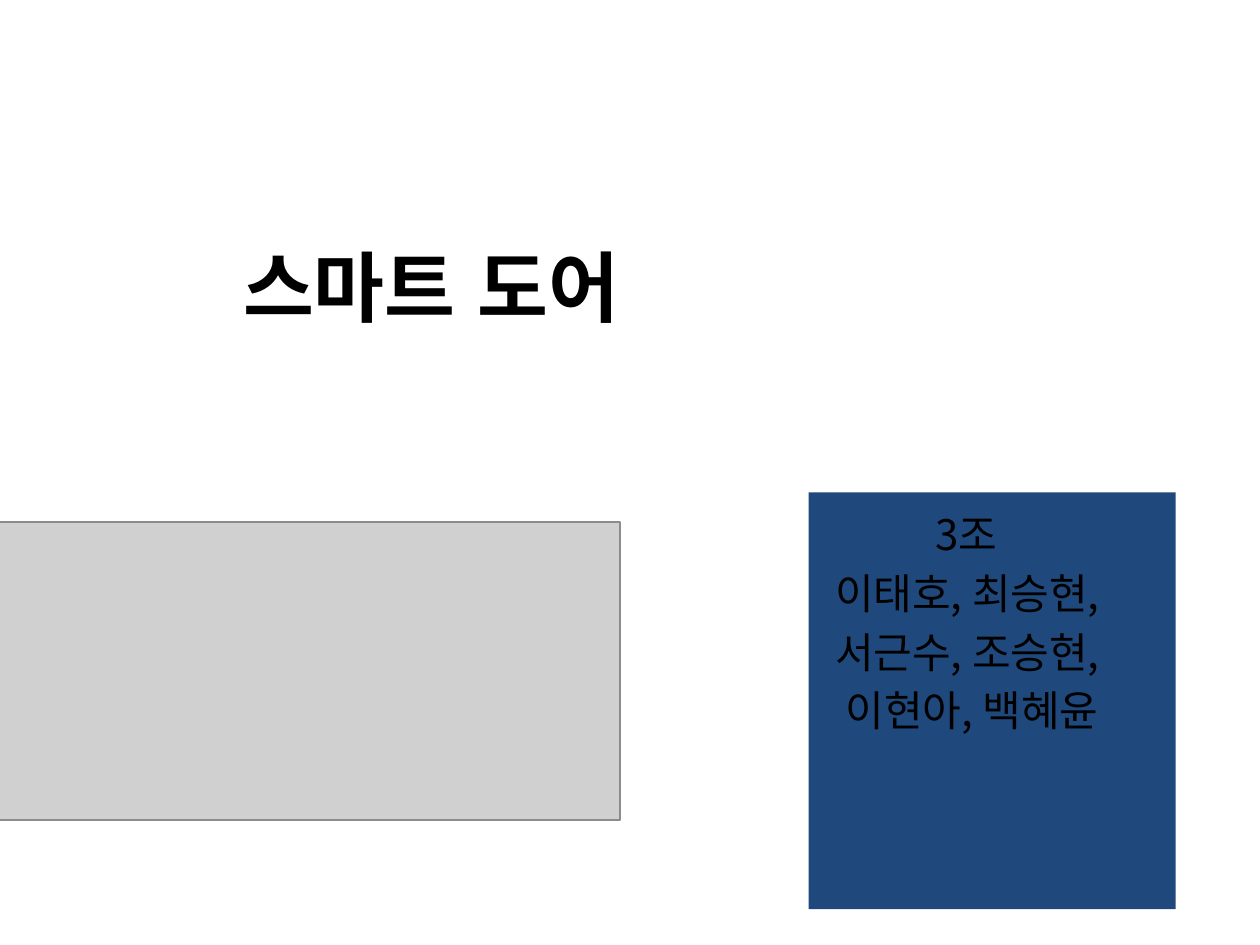
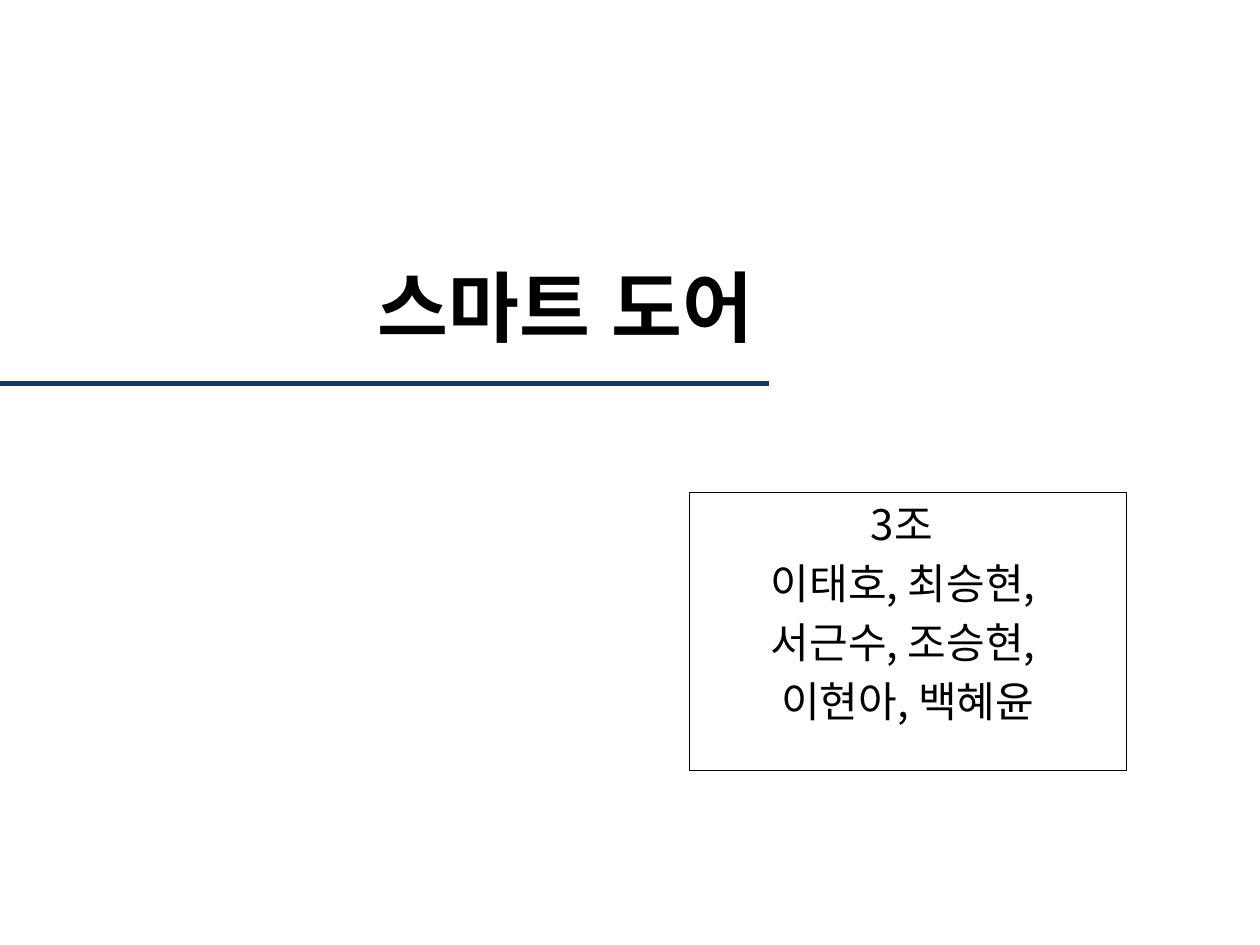
Before and after one commit to choitom/LG_SW_SMART_DOOR, a slide deck: slide 1 of smart_door.pptx. Drawn at 1260x945 pixels with LibreOffice and Linux fonts; fonts in the diff are those of the drawing; grey boxes stand for pictures. Boxes give left, top, right and bottom in pixels: in the first picture for what was removed or moved away, otherwise in the second. Text is boxed around its words. In the diff, an @@ line names an element or a change of style, - is before the commit and + after.

```diff
--- a/smart_door.pptx
+++ b/smart_door.pptx
@@ title "스마트 도어": place and size @@
-title "스마트 도어" at bbox=[243, 251, 619, 323]
+title "스마트 도어" at bbox=[377, 271, 754, 343]
@@ line added from (0, 383) to (769, 383), #17375E 3 pt @@
@@ subtitle "3조": place and size @@
-subtitle "3조" at bbox=[835, 519, 1100, 734]
+subtitle "3조" at bbox=[689, 493, 1125, 770]
@@ subtitle "3조" at bbox=[689, 493, 1125, 770]: fill none to #FFFFFF; outline none to #000000 0.25 pt @@
@@ rectangle removed at bbox=[809, 493, 1176, 910] @@
@@ picture removed at bbox=[0, 522, 620, 819] @@
```
Also in this commit, not shown: 3 other slides changed, 15 slides added, 4 slides removed.
